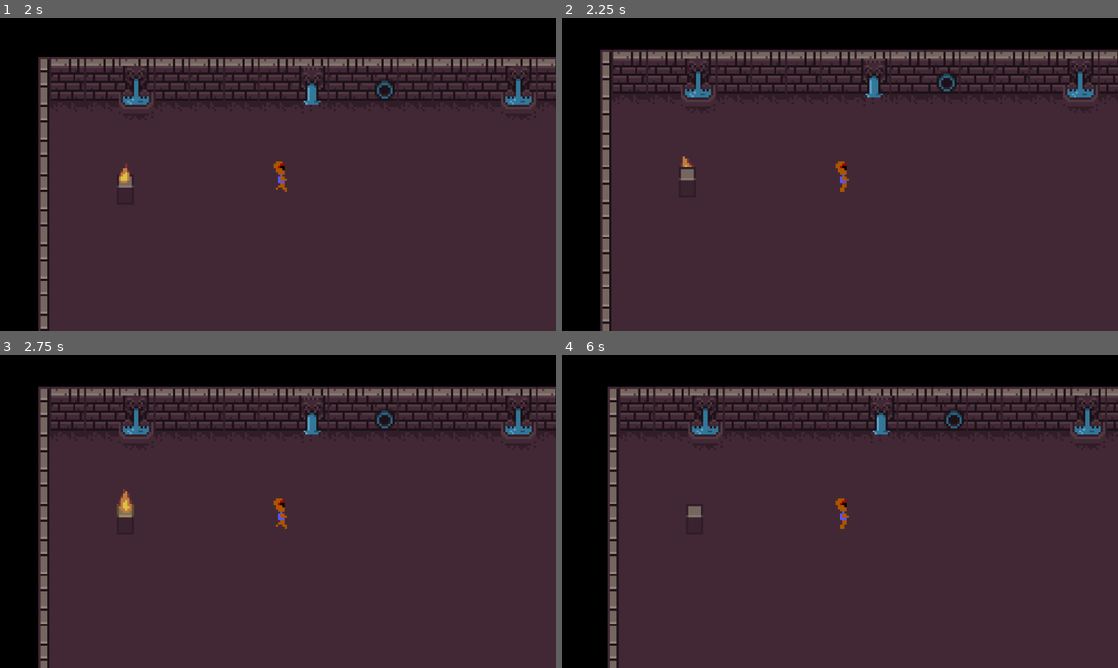
Above: before the commit, frames 1-4 (two rows, left to right).
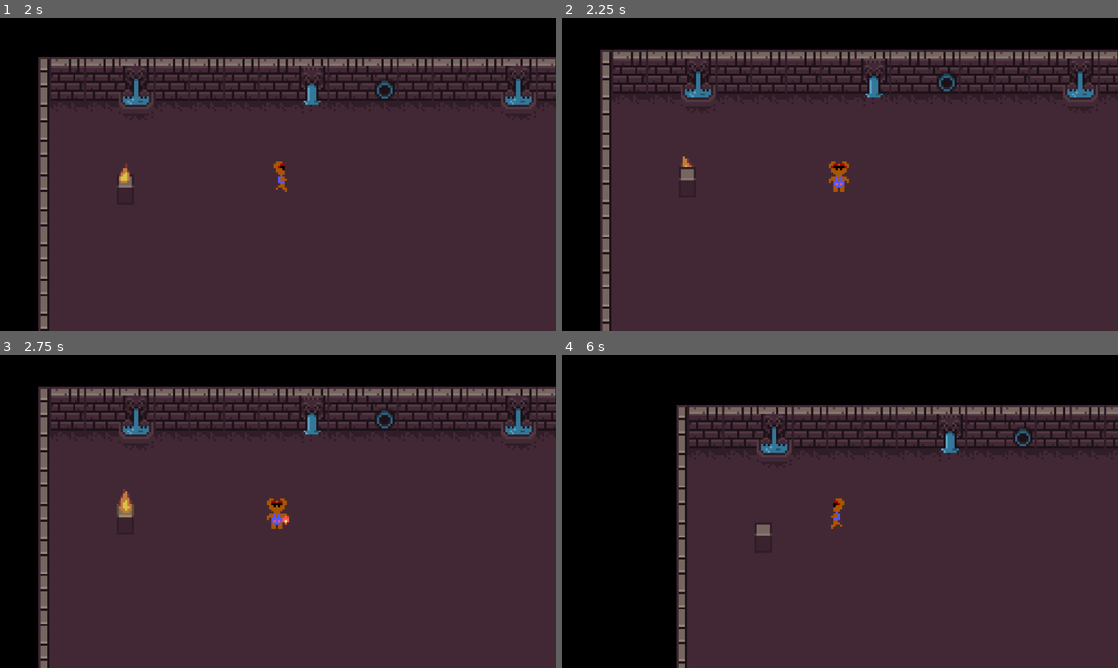
Above: after the commit, the same moments.

Repository: blauhschwert/GrizzylPaw
Game: Godot game, scene res://scenes/Main.tscn
The game is run twice, just before and just after one commit, with the same random seed, the same clock (stepped at 60 frames per second) and the same inputs.
Inputs:
- Up to frame 1 (2 s): click "Start" at 0.5 s; hold Right (move_right) from 1.28 s (still down); tap Space (attack) at 1.35 s
- Up to frame 2 (2.25 s): release Right (move_right) at 2.03 s; hold Down (move_down) from 2.03 s (still down); tap Space (attack) at 2.1 s
- Up to frame 3 (2.75 s): keep holding Down (move_down)
- Up to frame 4 (6 s): release Down (move_down) at 2.78 s; hold Right (move_right) 2.78-3.53 s; tap Space (attack) at 2.85, 3.6, 4.35, 5.1, 5.75, 5.85 s; hold Up (move_up) 3.53-4.28 s; tap Enter at 4.25 s; hold Left (move_left) 4.28-5.78 s; hold Down (move_down) from 5.78 s (still down)

Frame 1 is identical in both runs. In frame 2, 0.2% of the frame differs, in the area x 48-52%, y 45-56%; in frame 3, 0.2%; in frame 4, 22%, in the area x 8-100%, y 10-100%.

Commit message:
a base for a dungeon game

Diff:
--- a/project.godot
+++ b/project.godot
@@ -40,13 +40,13 @@
 move_right={
 "deadzone": 0.2,
 "events": [Object(InputEventKey,"resource_local_to_scene":false,"resource_name":"","device":-1,"window_id":0,"alt_press …(195 unchanged characters)…
-, Object(InputEventKey,"resource_local_to_scene":false,"reso …(132 unchanged characters)… ":false,"keycode":0,"physical_keycode":65,"key_label":0,"unicode":97,"location":0,"echo":false,"script":null)
+, Object(InputEventKey,"resource_local_to_scene":false,"reso …(132 unchanged characters)… ":false,"keycode":0,"physical_keycode":68,"key_label":0,"unicode":100,"location":0,"echo":false,"script":null)
 ]
 }
 move_left={
 "deadzone": 0.2,
 "events": [Object(InputEventKey,"resource_local_to_scene":false,"resource_name":"","device":-1,"window_id":0,"alt_press …(195 unchanged characters)…
-, Object(InputEventKey,"resource_local_to_scene":false,"reso …(132 unchanged characters)… ":false,"keycode":0,"physical_keycode":68,"key_label":0,"unicode":100,"location":0,"echo":false,"script":null)
+, Object(InputEventKey,"resource_local_to_scene":false,"reso …(132 unchanged characters)… ":false,"keycode":0,"physical_keycode":65,"key_label":0,"unicode":97,"location":0,"echo":false,"script":null)
 ]
 }
 attack={
--- a/scenes/enemys/enemy_base.tscn
+++ b/scenes/enemys/enemy_base.tscn
@@ -4,12 +4,22 @@
 [ext_resource type="PackedScene" uid="uid://b3r1lu2l43wp7" path="res://scenes/enemys/resource/base_enemy.tscn" id="2_j5cx7"]
 [ext_resource type="PackedScene" uid="uid://cntuap536j27" path="res://scenes/enemys/resource/soldier_enemy.tscn" id="3_k6btd"]
 [ext_resource type="PackedScene" uid="uid://do5kvgu0577oq" path="res://scenes/enemys/resource/extrem_enemy.tscn" id="4_tybg1"]
+[ext_resource type="PackedScene" uid="uid://dlxgtjvvlvjw7" path="res://scenes/enemys/live_bar/live_bar.tscn" id="5_k6btd"]
 
 [sub_resource type="CapsuleShape2D" id="CapsuleShape2D_j5cx7"]
+radius = 8.0
+height = 16.0
 
 [node name="EnemyBase" type="CharacterBody2D" unique_id=162551966]
+collision_layer = 2
 script = ExtResource("1_1c1br")
 enemy_texture = Array[PackedScene]([ExtResource("2_j5cx7"), ExtResource("3_k6btd"), ExtResource("4_tybg1")])
 
 [node name="CollisionShape2D" type="CollisionShape2D" parent="." unique_id=1425569753]
 shape = SubResource("CapsuleShape2D_j5cx7")
+
+[node name="LiveBar" parent="." unique_id=556861014 instance=ExtResource("5_k6btd")]
+offset_left = 0.0
+offset_top = -16.0
+offset_right = 0.0
+offset_bottom = -16.0
--- /dev/null
+++ b/scenes/enemys/live_bar/live_bar.tscn
@@ -0,0 +1,52 @@
+[gd_scene format=3 uid="uid://dlxgtjvvlvjw7"]
+
+[ext_resource type="FontFile" uid="uid://b3ixkquc81e57" path="res://assets/font/ARCADECLASSIC.TTF" id="1_o01wo"]
+
+[sub_resource type="StyleBoxFlat" id="StyleBoxFlat_e4f6a"]
+bg_color = Color(1, 1, 1, 0.21960784)
+skew = Vector2(0.2, 0)
+border_width_left = 1
+border_width_top = 1
+border_width_right = 1
+border_width_bottom = 1
+border_color = Color(0.23, 0.23, 0.23, 1)
+
+[sub_resource type="StyleBoxFlat" id="StyleBoxFlat_il0xy"]
+bg_color = Color(0.6, 0, 0, 1)
+skew = Vector2(0.2, 0)
+
+[node name="LiveBar" type="Control" unique_id=556861014]
+layout_mode = 3
+anchor_left = -0.075
+anchor_top = -0.022000002
+anchor_right = 0.075
+anchor_bottom = 0.022000002
+offset_left = 48.0
+offset_top = 7.9200006
+offset_right = -48.0
+offset_bottom = -7.9200006
+
+[node name="ProgressBar" type="ProgressBar" parent="." unique_id=936403186]
+layout_mode = 1
+offset_left = -24.0
+offset_top = -8.0
+offset_right = 21.0
+offset_bottom = -1.0
+theme_override_styles/background = SubResource("StyleBoxFlat_e4f6a")
+theme_override_styles/fill = SubResource("StyleBoxFlat_il0xy")
+max_value = 10.0
+step = 1.0
+show_percentage = false
+
+[node name="Label" type="Label" parent="." unique_id=581418663]
+texture_filter = 1
+layout_mode = 0
+offset_left = -20.0
+offset_top = -12.0
+offset_right = 20.0
+offset_bottom = 3.0
+theme_override_fonts/font = ExtResource("1_o01wo")
+theme_override_font_sizes/font_size = 4
+text = "6/6"
+horizontal_alignment = 1
+vertical_alignment = 1
--- a/scenes/levels/world00.tscn
+++ b/scenes/levels/world00.tscn
@@ -659,6 +659,7 @@
 [node name="Player" parent="." unique_id=188261298 instance=ExtResource("3_nrysh")]
 z_index = 3
 position = Vector2(113, 66)
+collision_mask = 14
 
 [node name="Base" type="TileMapLayer" parent="." unique_id=976325289]
 texture_filter = 1
--- a/scenes/levels/world01.tscn
+++ b/scenes/levels/world01.tscn
@@ -662,7 +662,7 @@
 [node name="Player" parent="." unique_id=188261298 instance=ExtResource("2_evug4")]
 z_index = 3
 position = Vector2(113, 62)
-collision_mask = 12
+scale = Vector2(1.5, 1.5)
 
 [node name="Base" type="TileMapLayer" parent="." unique_id=976325289]
 texture_filter = 1
@@ -756,3 +756,5 @@
 [node name="CollisionPolygon2D" type="CollisionPolygon2D" parent="Walls/Wall02" unique_id=998727424]
 z_index = 1
 polygon = PackedVector2Array(0, 19, 400, 19, 400, 83, 613, 83, 613, -221, 608, -221, 609, 64, 420, 64, 420, 0, 0, 0)
+
+[connection signal="body_entered" from="Exit" to="." method="_on_exit_body_entered"]
--- a/scenes/levels/world_01.gd
+++ b/scenes/levels/world_01.gd
@@ -9,3 +9,8 @@
 # Called every frame. 'delta' is the elapsed time since the previous frame.
 func _process(delta: float) -> void:
 	pass
+
+
+func _on_exit_body_entered(body: Node2D) -> void:
+	if body.name == "Player":
+		get_tree().change_scene_to_file("res://scenes/levels/world00.tscn")
--- a/scenes/player/player.gd
+++ b/scenes/player/player.gd
@@ -9,29 +9,39 @@
 
 @onready var animation_tree: AnimationTree = $AnimationTree
 @onready var playback = animation_tree.get("parameters/StateMachine/playback") as AnimationNodeStateMachinePlayback
+@onready var bear_punch: Area2D = $BearPunch
 
 func _physics_process(delta: float) -> void:
 
 	var state = playback.get_current_node()
 
-	if state == "MoveState":
+	match state:
+		"MoveState":
+			move_state()
 
-		input_vector = Input.get_vector("move_left","move_right","move_up","move_down")
+		"AttackState":
+			bear_punch.show()
 
-		if input_vector != Vector2.ZERO:
-			var direction_vector : = Vector2(input_vector.x, -input_vector.y)
-			update_blend_position(direction_vector)
+func move_state() -> void:
+	input_vector = Input.get_vector("move_left","move_right","move_up","move_down")
 
-		if Input.is_action_just_pressed("attack"):
-			playback.travel("AttackState")
+	if input_vector != Vector2.ZERO:
+		var direction_vector : = Vector2(input_vector.x, -input_vector.y)
+		update_blend_position(direction_vector)
 
-		velocity = input_vector * SPEED
+	if Input.is_action_just_pressed("attack"):
+		playback.travel("AttackState")
 
-		move_and_slide()
-	elif state == "Attack":
-		pass
+	velocity = input_vector * SPEED
+
+	move_and_slide()
 
 
 func update_blend_position(direction_vector : Vector2) -> void:
 		animation_tree.set("parameters/StateMachine/MoveState/RunState/blend_position",direction_vector)
 		animation_tree.set("parameters/StateMachine/MoveState/StandState/blend_position",direction_vector)
+		animation_tree.set("parameters/StateMachine/AttackState/blend_position",direction_vector)
+
+
+func _on_bear_punch_body_entered(body: Node2D) -> void:
+	print(body.name)
--- a/scenes/player/player.tscn
+++ b/scenes/player/player.tscn
@@ -33,10 +33,22 @@
 "update": 1,
 "values": [true]
 }
+tracks/2/type = "value"
+tracks/2/imported = false
+tracks/2/enabled = true
+tracks/2/path = NodePath("BearPunch/CollisionShape2D:position")
+tracks/2/interp = 1
+tracks/2/loop_wrap = true
+tracks/2/keys = {
+"times": PackedFloat32Array(0),
+"transitions": PackedFloat32Array(1),
+"update": 0,
+"values": [Vector2(3, 2)]
+}
 
 [sub_resource type="Animation" id="Animation_0owmy"]
 resource_name = "attack_down"
-length = 0.9
+length = 1.2666667
 tracks/0/type = "value"
 tracks/0/imported = false
 tracks/0/enabled = true
@@ -49,10 +61,21 @@
 "update": 1,
 "values": [0, 6, 7, 0]
 }
+tracks/1/type = "value"
+tracks/1/imported = false
+tracks/1/enabled = true
+tracks/1/path = NodePath("BearPunch/CollisionShape2D:position")
+tracks/1/interp = 1
+tracks/1/loop_wrap = true
+tracks/1/keys = {
+"times": PackedFloat32Array(0, 0.6, 1.2333333),
+"transitions": PackedFloat32Array(1, 1, 1),
+"update": 0,
+"values": [Vector2(3, 2), Vector2(3, 8), Vector2(4, 2)]
+}
 
 [sub_resource type="Animation" id="Animation_qek5x"]
 resource_name = "attack_left"
-length = 0.7
 tracks/0/type = "value"
 tracks/0/imported = false
 tracks/0/enabled = true
@@ -75,7 +98,19 @@
 "times": PackedFloat32Array(0),
 "transitions": PackedFloat32Array(1),
 "update": 1,
-"values": [false]
+"values": [true]
+}
+tracks/2/type = "value"
+tracks/2/imported = false
+tracks/2/enabled = true
+tracks/2/path = NodePath("BearPunch/CollisionShape2D:position")
+tracks/2/interp = 1
+tracks/2/loop_wrap = true
+tracks/2/keys = {
+"times": PackedFloat32Array(0, 0.46666667, 1),
+"transitions": PackedFloat32Array(1, 1, 1),
+"update": 0,
+"values": [Vector2(-1, 2), Vector2(-8, 2), Vector2(-2, 2)]
 }
 
 [sub_resource type="Animation" id="Animation_5gtgg"]
@@ -103,12 +138,23 @@
 "times": PackedFloat32Array(0),
 "transitions": PackedFloat32Array(1),
 "update": 1,
-"values": [true]
+"values": [false]
+}
+tracks/2/type = "value"
+tracks/2/imported = false
+tracks/2/enabled = true
+tracks/2/path = NodePath("BearPunch/CollisionShape2D:position")
+tracks/2/interp = 1
+tracks/2/loop_wrap = true
+tracks/2/keys = {
+"times": PackedFloat32Array(0, 0.43333337, 0.7),
+"transitions": PackedFloat32Array(1, 1, 1),
+"update": 0,
+"values": [Vector2(1, 2), Vector2(6, 2), Vector2(1, 2)]
 }
 
 [sub_resource type="Animation" id="Animation_h17s1"]
 resource_name = "attack_up"
-length = 0.9
 tracks/0/type = "value"
 tracks/0/imported = false
 tracks/0/enabled = true
@@ -120,6 +166,18 @@
 "transitions": PackedFloat32Array(1, 1, 1, 1),
 "update": 1,
 "values": [3, 8, 9, 3]
+}
+tracks/1/type = "value"
+tracks/1/imported = false
+tracks/1/enabled = true
+tracks/1/path = NodePath("BearPunch/CollisionShape2D:position")
+tracks/1/interp = 1
+tracks/1/loop_wrap = true
+tracks/1/keys = {
+"times": PackedFloat32Array(0, 0.43333334, 0.93333334),
+"transitions": PackedFloat32Array(1, 1, 1),
+"update": 0,
+"values": [Vector2(4, 2), Vector2(5, -6), Vector2(5, 2)]
 }
 
 [sub_resource type="Animation" id="Animation_75vfm"]
@@ -441,12 +499,15 @@
 graph_offset = Vector2(-135.59111, 0)
 
 [sub_resource type="AnimationNodeBlendTree" id="AnimationNodeBlendTree_uf5tr"]
-graph_offset = Vector2(-447, -21)
+graph_offset = Vector2(-296, 10)
 nodes/output/position = Vector2(280, 120)
 nodes/StateMachine/node = SubResource("AnimationNodeStateMachine_kvlxm")
 nodes/StateMachine/position = Vector2(-100, 100)
 node_connections = [&"output", 0, &"StateMachine"]
 
+[sub_resource type="CircleShape2D" id="CircleShape2D_dovo2"]
+radius = 2.236068
+
 [node name="Player" type="CharacterBody2D" unique_id=188261298]
 collision_mask = 12
 motion_mode = 1
@@ -472,6 +533,15 @@
 tree_root = SubResource("AnimationNodeBlendTree_uf5tr")
 advance_expression_base_node = NodePath("..")
 anim_player = NodePath("../AnimationPlayer")
-parameters/StateMachine/AttackState/blend_position = Vector2(-0.008028567, 0.08433735)
+parameters/StateMachine/AttackState/blend_position = Vector2(-0.0776093, 0.036144495)
 parameters/StateMachine/MoveState/RunState/blend_position = Vector2(-0.03300625, 0.6626506)
 parameters/StateMachine/MoveState/StandState/blend_position = Vector2(-0.0008920431, 0.0060241222)
+
+[node name="BearPunch" type="Area2D" parent="." unique_id=1468665903]
+collision_mask = 2
+
+[node name="CollisionShape2D" type="CollisionShape2D" parent="BearPunch" unique_id=1714494689]
+position = Vector2(3, 2)
+shape = SubResource("CircleShape2D_dovo2")
+
+[connection signal="body_entered" from="BearPunch" to="." method="_on_bear_punch_body_entered"]
Not shown, added: README.md
